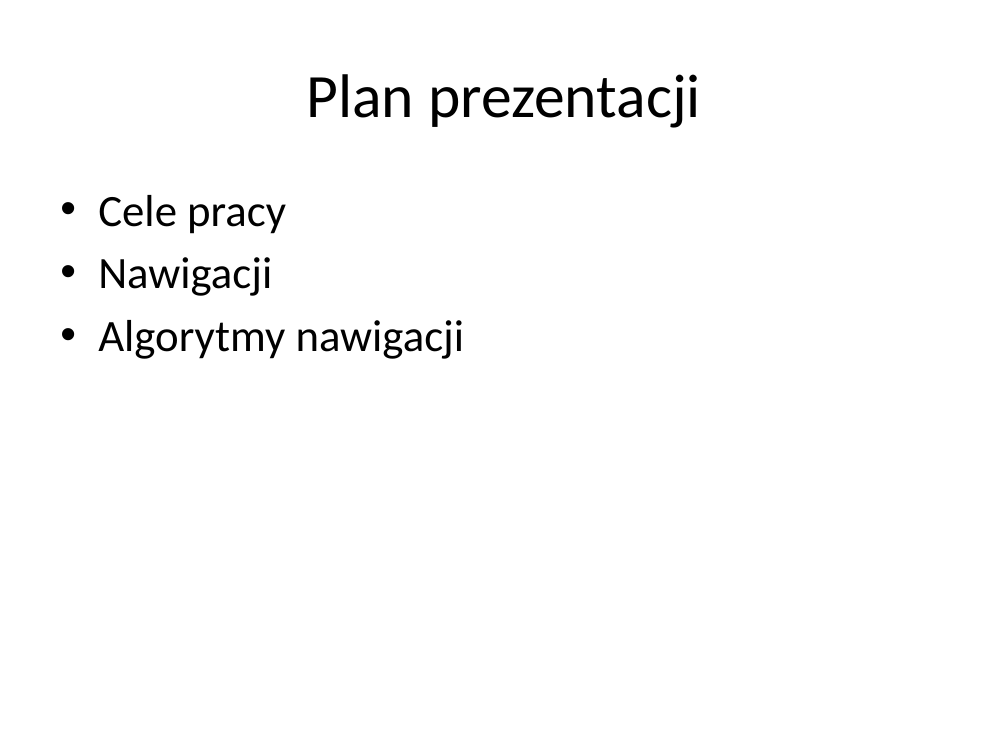
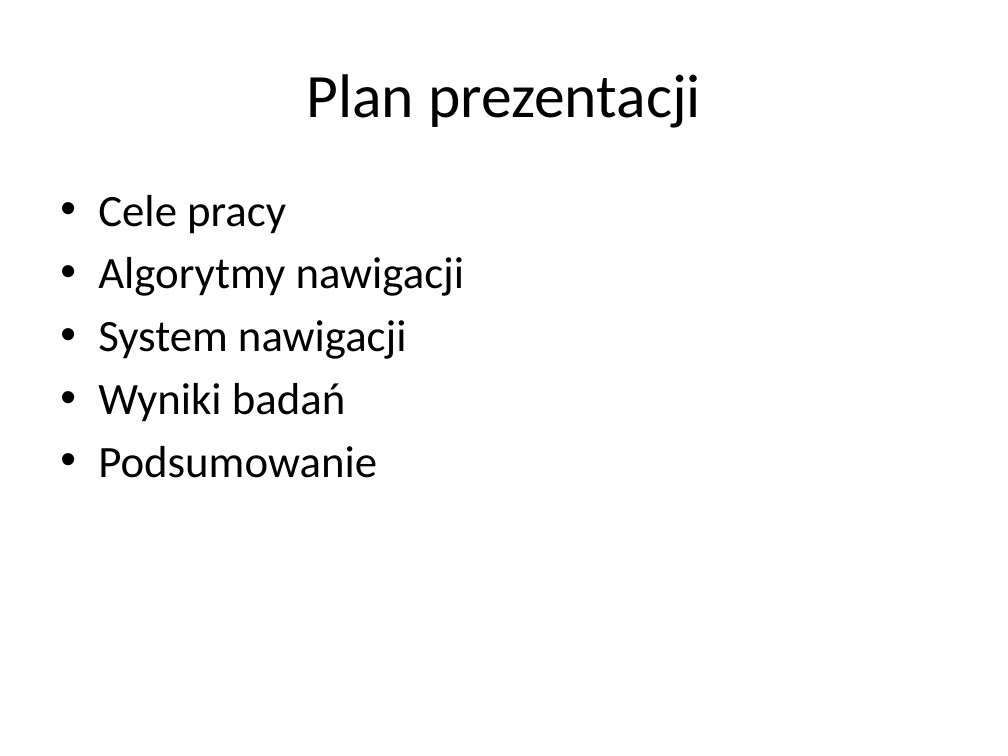
Before and after one commit to sskullgra/Character-Navigation, a slide deck: slide 2 of Nawigacja w grach komputerowych.pptx. Drawn at 1008x756 pixels with LibreOffice and Linux fonts; fonts in the diff are those of the drawing. Boxes give left, top, right and bottom in pixels: in the first picture for what was removed or moved away, otherwise in the second. Text is boxed around its words. In the diff, an @@ line names an element or a change of style, - is before the commit and + after.

```diff
--- a/Nawigacja w grach komputerowych.pptx
+++ b/Nawigacja w grach komputerowych.pptx
@@ text at (98, 257, 272, 296): paragraph removed @@
-• Nawigacji
@@ text at (98, 320, 407, 478): paragraphs added @@
+• System nawigacji
+• Wyniki badań
+• Podsumowanie
```
Also in this commit, not shown: 6 other slides changed, 2 slides added, 2 slides removed, 1 other file.
